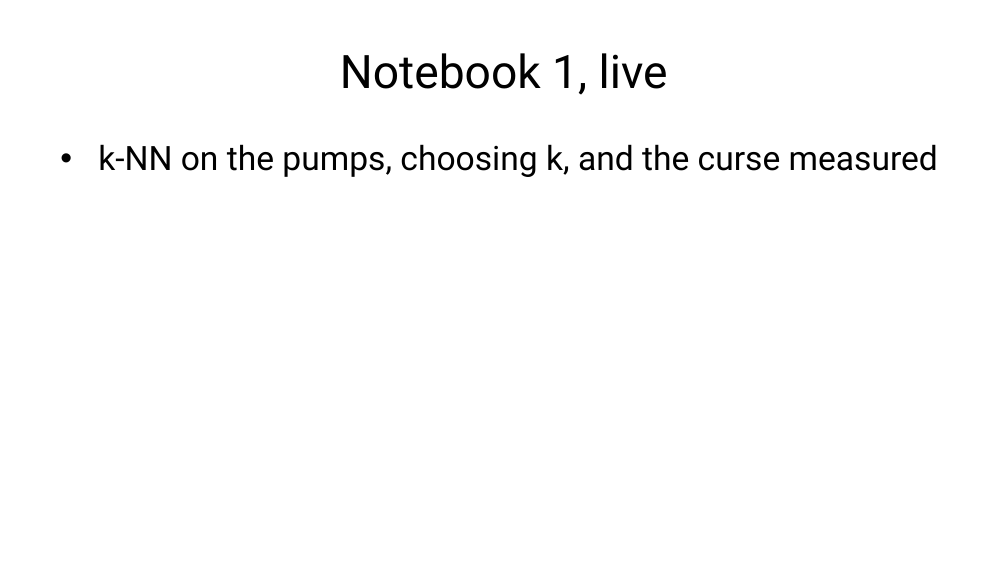
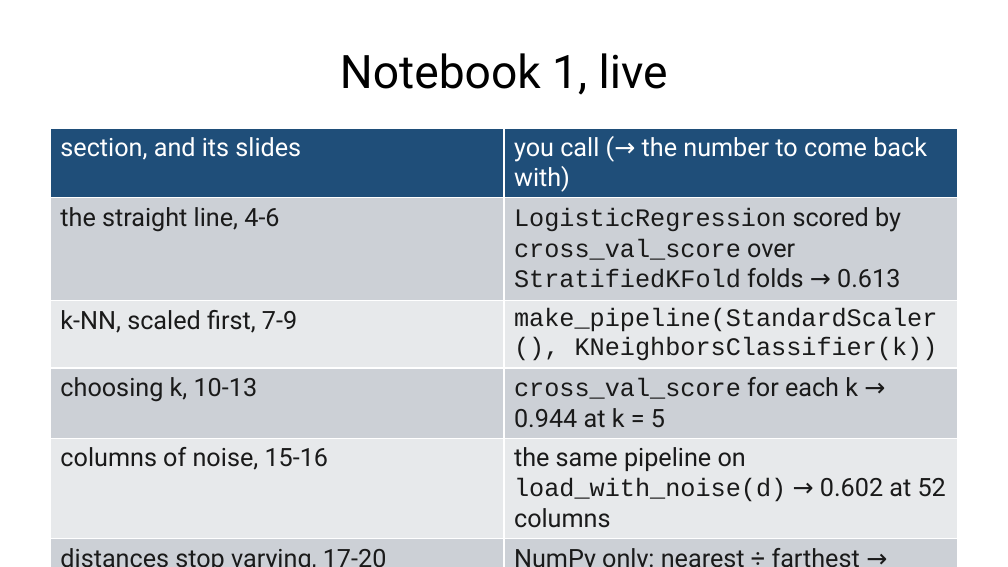
Before and after one commit to fabioantonini/technologies-for-artificial-intelligence, a slide deck: slide 22 of Lessons/06_knn_naive_bayes_svm/Slides/knn_naive_bayes_svm_slides.pptx. Drawn at 1008x567 pixels with LibreOffice and Linux fonts; fonts in the diff are those of the drawing; background and template pictures are left out. Boxes give left, top, right and bottom in pixels: in the first picture for what was removed or moved away, otherwise in the second. Text is boxed around its words. In the diff, an @@ line names an element or a change of style, - is before the commit and + after.

```diff
--- a/Lessons/06_knn_naive_bayes_svm/Slides/knn_naive_bayes_svm_slides.pptx
+++ b/Lessons/06_knn_naive_bayes_svm/Slides/knn_naive_bayes_svm_slides.pptx
@@ table added at (x1=50, y1=129, x2=958, y2=532), 6 rows, 2 columns @@
+section, and its slides | you call (→ the number to come back with)
+the straight line, 4-6 | LogisticRegression scored by cross_val_score over StratifiedKFold folds → 0.613
+k-NN, scaled first, 7-9 | make_pipeline(StandardScaler(), KNeighborsClassifier(k))
+choosing k, 10-13 | cross_val_score for each k → 0.944 at k = 5
+columns of noise, 15-16 | the same pipeline on load_with_noise(d) → 0.602 at 52 columns
+distances stop varying, 17-20 | NumPy only: nearest ÷ farthest → 0.701 in 100 dimensions
@@ text removed at (x1=98, y1=144, x2=938, y2=177) @@
-• k-NN on the pumps, choosing k, and the curse measured
```
Also in this commit, not shown: 7 other slides changed, 1 slide added, 1 slide removed, 9 other files.
